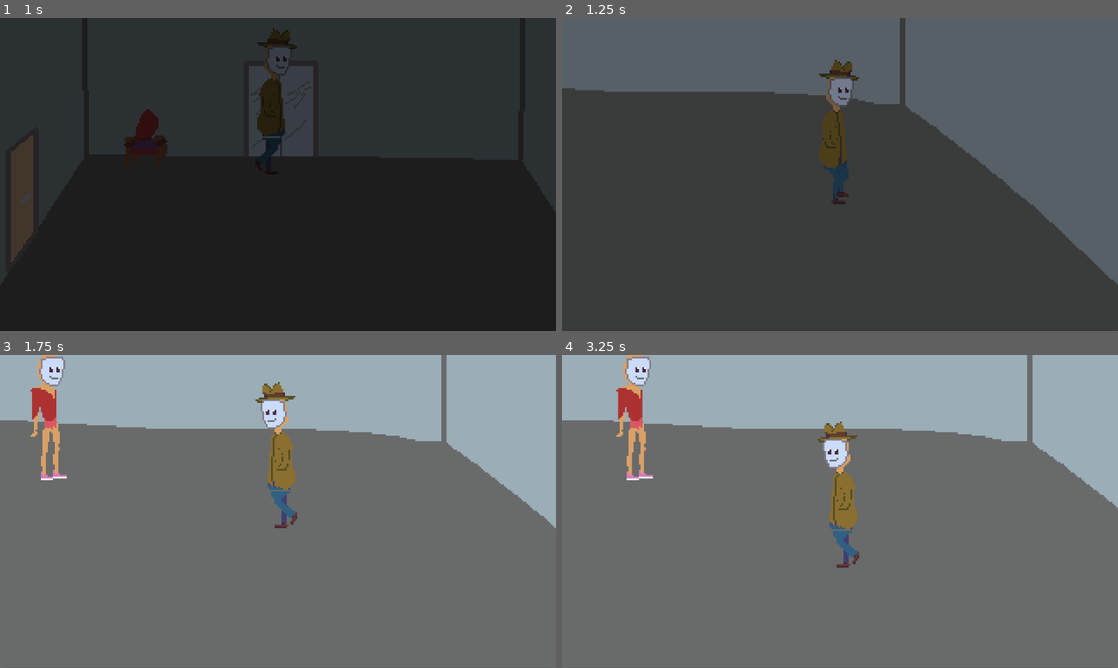
Above: before the commit, frames 1-4 (two rows, left to right).
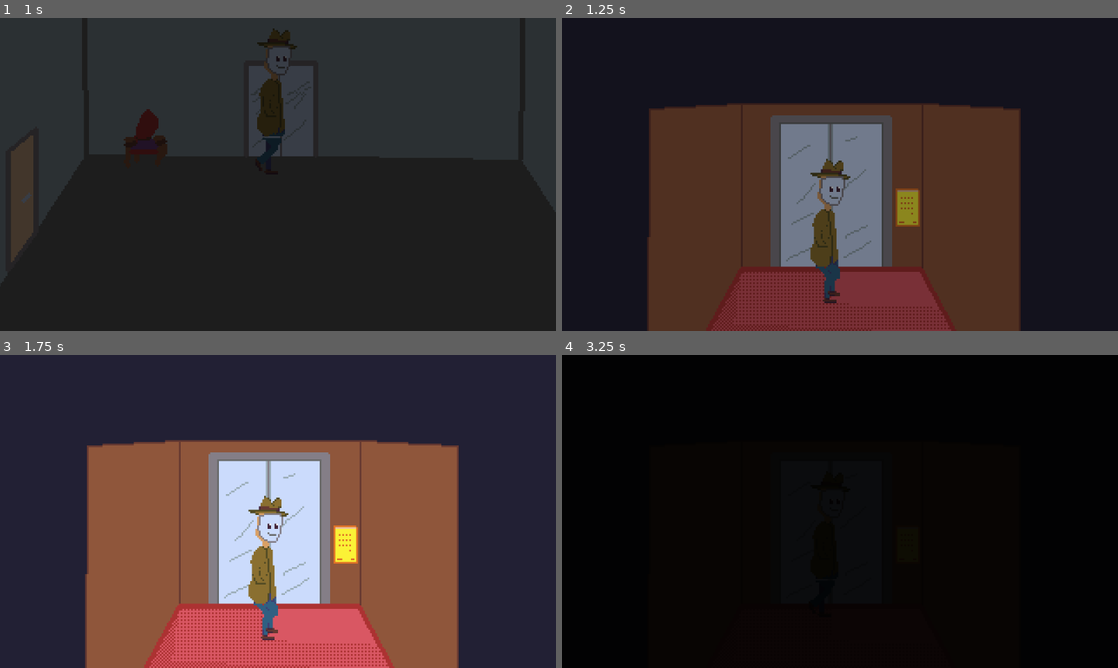
Above: after the commit, the same moments.

Repository: TerjeBallestad/pespi-mask
Game: Godot game, scene res://scenes/hallway.tscn
The game is run twice, just before and just after one commit, with the same random seed, the same clock (stepped at 60 frames per second) and the same inputs. This scene is started directly instead of the project's main scene. Sound files missing from this copy of the repository are replaced by a short silence.
Inputs (mouse positions are in pixels of both pictures, inside the frame that each line leads up to):
- Up to frame 1 (1 s): tap Enter at 0.5 s; move the mouse to (294, 83) at 0.52 s; click (294, 83) at 0.67 s
- Up to frame 2 (1.25 s): no input
- Up to frame 3 (1.75 s): move the mouse to (166, 527) at 1.27 s; click (166, 527) at 1.42 s
- Up to frame 4 (3.25 s): move the mouse to (895, 442) at 2.02 s; click (895, 442) at 2.17 s; move the mouse to (812, 574) at 2.77 s; click (812, 574) at 2.92 s

Frame 1 is identical in both runs. In frame 2, 98% of the frame differs, in the area x 0-100%, y 0-100%; in frame 3, 100%; in frame 4, 100%.

Commit message:
WIPish Elevator

Diff:
--- a/scenes/elevator.tscn
+++ /dev/null
@@ -1,8 +0,0 @@
-[gd_scene format=3 uid="uid://xjix3silc14f"]
-
-[ext_resource type="Texture2D" uid="uid://b6o7w33htbe3p" path="res://sprites/elevator.png" id="1_8o2wm"]
-
-[node name="Elevator" type="Node2D" unique_id=1208638044]
-
-[node name="Sprite2D" type="Sprite2D" parent="." unique_id=2308832]
-texture = ExtResource("1_8o2wm")
--- /dev/null
+++ b/scenes/elevator_to_hallway.tscn
@@ -0,0 +1,30 @@
+[gd_scene format=3 uid="uid://xjix3silc14f"]
+
+[ext_resource type="Texture2D" uid="uid://b6o7w33htbe3p" path="res://sprites/elevator.png" id="1_8o2wm"]
+[ext_resource type="PackedScene" uid="uid://iyl2b2hg026c" path="res://scenes/objects/protagonist.tscn" id="2_gisge"]
+[ext_resource type="Script" uid="uid://b0nkgpaw424r1" path="res://scripts/camera_movement.gd" id="3_pr5mj"]
+[ext_resource type="PackedScene" uid="uid://dpoq815ist814" path="res://scenes/navigation/exit_point.tscn" id="4_xslfi"]
+
+[node name="Elevator" type="Node2D" unique_id=1208638044]
+
+[node name="Sprite2D" type="Sprite2D" parent="." unique_id=2308832]
+texture = ExtResource("1_8o2wm")
+
+[node name="Protagonist" parent="." unique_id=322512914 instance=ExtResource("2_gisge")]
+position = Vector2(-15, 74)
+
+[node name="Camera2D" type="Camera2D" parent="Protagonist" unique_id=796144336 node_paths=PackedStringArray("background")]
+script = ExtResource("3_pr5mj")
+background = NodePath("../../Sprite2D")
+
+[node name="SpawnPoint" type="Marker2D" parent="." unique_id=2039802708]
+position = Vector2(-15, 74)
+
+[node name="Ground" type="Polygon2D" parent="." unique_id=326454456 groups=["Ground"]]
+position = Vector2(1, 9)
+color = Color(1, 1, 1, 0)
+polygon = PackedVector2Array(-69, 44, -88, 79, 51, 79, 36, 45)
+
+[node name="ExitToHallway" parent="." unique_id=1353387834 instance=ExtResource("4_xslfi")]
+position = Vector2(-15, 23)
+target_scene = "res://scenes/hallway.tscn"
--- /dev/null
+++ b/scenes/elevator_to_lobby.tscn
@@ -0,0 +1,30 @@
+[gd_scene format=3 uid="uid://bdxnartkgg4jp"]
+
+[ext_resource type="Texture2D" uid="uid://b6o7w33htbe3p" path="res://sprites/elevator.png" id="1_ko634"]
+[ext_resource type="PackedScene" uid="uid://iyl2b2hg026c" path="res://scenes/objects/protagonist.tscn" id="2_l77j0"]
+[ext_resource type="Script" uid="uid://b0nkgpaw424r1" path="res://scripts/camera_movement.gd" id="3_8mrp6"]
+[ext_resource type="PackedScene" uid="uid://dpoq815ist814" path="res://scenes/navigation/exit_point.tscn" id="4_c0nxn"]
+
+[node name="Elevator" type="Node2D" unique_id=1208638044]
+
+[node name="Sprite2D" type="Sprite2D" parent="." unique_id=2308832]
+texture = ExtResource("1_ko634")
+
+[node name="Protagonist" parent="." unique_id=322512914 instance=ExtResource("2_l77j0")]
+position = Vector2(-15, 74)
+
+[node name="Camera2D" type="Camera2D" parent="Protagonist" unique_id=796144336 node_paths=PackedStringArray("background")]
+script = ExtResource("3_8mrp6")
+background = NodePath("../../Sprite2D")
+
+[node name="SpawnPoint" type="Marker2D" parent="." unique_id=2039802708]
+position = Vector2(-15, 74)
+
+[node name="Ground" type="Polygon2D" parent="." unique_id=326454456 groups=["Ground"]]
+position = Vector2(1, 9)
+color = Color(1, 1, 1, 0)
+polygon = PackedVector2Array(-69, 44, -88, 79, 51, 79, 36, 45)
+
+[node name="ExitToLobby" parent="." unique_id=1353387834 instance=ExtResource("4_c0nxn")]
+position = Vector2(-15, 23)
+target_scene = "res://scenes/lobby.tscn"
--- a/scenes/hallway.tscn
+++ b/scenes/hallway.tscn
@@ -26,7 +26,7 @@
 
 [node name="ExitToLobby" parent="." unique_id=1799764257 instance=ExtResource("3_exit")]
 position = Vector2(10, -15)
-target_scene = "res://scenes/lobby.tscn"
+target_scene = "res://scenes/elevator_to_lobby.tscn"
 
 [node name="ExitToVictom" parent="." unique_id=731543484 instance=ExtResource("3_exit")]
 position = Vector2(-139, 39)
